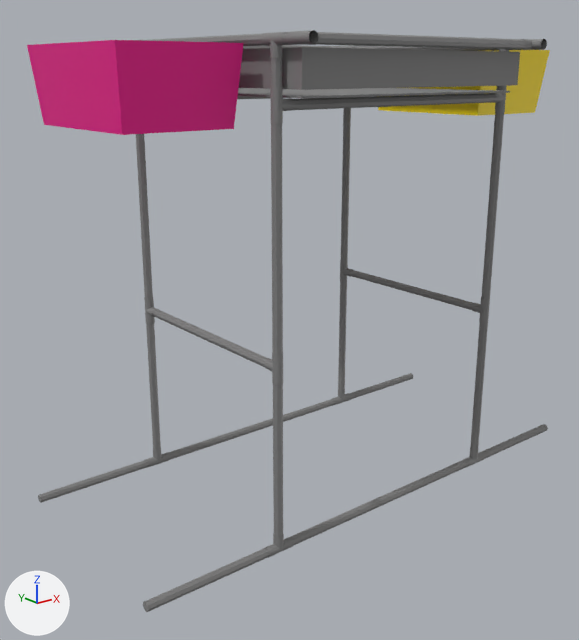
The COLLADA model models/robosub25/collection_table/collection_table.dae as it was, and as the next commit left it.
Both versions are drawn from a 50 mm lens placed at (-1.138, -1.321, -0.046), pointed at (-0.066, 0.019, -0.582). Every picture has the same lights, and +X, +Y and +Z are marked at lower left. The picture after the commit comes second.
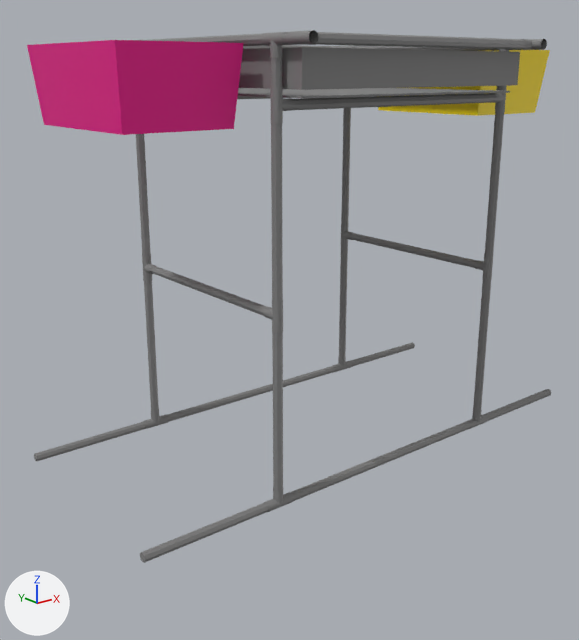
Commit message: Update collection table

What changed in the scene script:
```text
Change me_cube_005:
    used by ob_cube_005; location = (0.0, 0.0, 0.0)
    remove me_cube_005.from_pydata(...)  # 3316 vertices, 4644 faces; spans x -0.589..0.594, y -0.324..0.338, z -0.957..0.01
    add me_cube_005.from_pydata(...)  # 3316 vertices, 4644 faces; spans x -0.589..0.594, y -0.324..0.338, z -0.857..0.01
    me_cube_005 part 1: the loose piece of 143 vertices spanning x -0.303..-0.283, y 0.214..0.254, z -0.6..-0.54 is moved by (0.0, 0.0, 0.1)
    me_cube_005 part 2: the loose piece of 143 vertices spanning x -0.303..-0.283, y -0.24..-0.2, z -0.599..-0.539 is moved by (0.0, 0.0, 0.1)
    me_cube_005 part 3: the loose piece of 143 vertices spanning x 0.293..0.313, y -0.24..-0.2, z -0.599..-0.539 is moved by (0.0, 0.0, 0.1)
    me_cube_005 part 4: the loose piece of 143 vertices spanning x 0.293..0.313, y 0.214..0.254, z -0.6..-0.54 is moved by (0.0, 0.0, 0.1)
    me_cube_005 part 5: the loose piece of 16 vertices spanning x 0.294..0.313, y -0.206..0.215, z -0.579..-0.56 is moved by (0.0, 0.0, 0.1)
    me_cube_005 part 6: the loose piece of 16 vertices spanning x -0.302..-0.283, y -0.206..0.215, z -0.579..-0.56 is moved by (0.0, 0.0, 0.1)
    me_cube_005 part 7: the loose piece of 16 vertices spanning x 0.294..0.313, y 0.235..0.254, z -0.919..-0.591 is moved by (0.0, 0.0, 0.1)
    me_cube_005 part 8: the loose piece of 16 vertices spanning x -0.303..-0.284, y 0.235..0.254, z -0.919..-0.591 is moved by (0.0, 0.0, 0.1)
    me_cube_005 part 9: the loose piece of 16 vertices spanning x 0.294..0.313, y -0.24..-0.221, z -0.919..-0.591 is moved by (0.0, 0.0, 0.1)
    me_cube_005 part 10: the loose piece of 16 vertices spanning x -0.303..-0.284, y -0.24..-0.221, z -0.919..-0.591 is moved by (0.0, 0.0, 0.1)
    me_cube_005 part 11: the loose piece of 143 vertices spanning x -0.323..-0.263, y 0.234..0.254, z -0.956..-0.916 is moved by (0.0, 0.0, 0.1)
    me_cube_005 part 12: the loose piece of 143 vertices spanning x -0.323..-0.263, y -0.24..-0.22, z -0.957..-0.917 is moved by (0.0, 0.0, 0.1)
    me_cube_005 part 13: the loose piece of 143 vertices spanning x 0.273..0.333, y 0.234..0.254, z -0.956..-0.916 is moved by (0.0, 0.0, 0.1)
    me_cube_005 part 14: the loose piece of 143 vertices spanning x 0.273..0.333, y -0.24..-0.22, z -0.957..-0.917 is moved by (0.0, 0.0, 0.1)
    me_cube_005 part 15: the loose piece of 16 vertices spanning x -0.587..0.593, y 0.235..0.254, z -0.956..-0.937 is moved by (0.0, 0.0, 0.1)
    me_cube_005 part 16: the loose piece of 16 vertices spanning x -0.589..0.594, y -0.24..-0.221, z -0.956..-0.937 is moved by (0.0, 0.0, 0.1)
    other edits to the shape of me_cube_005 do not show in these pictures
```

Boxes [x1, y1, x2, y2] around the edits, measured in the pictures (579 x 640 px; the box of a moved part takes in the faces that stretch with it):
'Cube.005', reshaped (8% shorter)
    before: [38, 30, 548, 612]
    after: [34, 30, 551, 563]
part 1 of me_cube_005, moved or reshaped
    before: [144, 297, 159, 324]
    after: [142, 254, 155, 281]
part 2 of me_cube_005, moved or reshaped
    before: [264, 352, 283, 385]
    after: [263, 300, 283, 333]
part 3 of me_cube_005, moved or reshaped
    before: [471, 296, 490, 324]
    after: [474, 253, 493, 281]
part 4 of me_cube_005, moved or reshaped
    before: [340, 260, 353, 282]
    after: [341, 224, 353, 246]
part 5 of me_cube_005, moved or reshaped
    before: [349, 269, 473, 310]
    after: [349, 233, 477, 268]
part 6 of me_cube_005, moved or reshaped
    before: [152, 309, 268, 367]
    after: [150, 265, 267, 316]
part 7 of me_cube_005, moved or reshaped
    before: [338, 282, 347, 391]
    after: [339, 246, 348, 358]
part 8 of me_cube_005, moved or reshaped
    before: [146, 323, 161, 450]
    after: [144, 281, 159, 412]
part 9 of me_cube_005, moved or reshaped
    before: [470, 323, 488, 450]
    after: [473, 281, 491, 412]
part 10 of me_cube_005, moved or reshaped
    before: [273, 384, 283, 537]
    after: [272, 332, 283, 491]
part 11 of me_cube_005, moved or reshaped
    before: [145, 449, 170, 468]
    after: [144, 411, 169, 429]
part 12 of me_cube_005, moved or reshaped
    before: [265, 533, 294, 558]
    after: [266, 489, 294, 512]
part 13 of me_cube_005, moved or reshaped
    before: [332, 390, 351, 405]
    after: [333, 356, 352, 372]
part 14 of me_cube_005, moved or reshaped
    before: [463, 448, 485, 467]
    after: [468, 410, 488, 429]
part 15 of me_cube_005, moved or reshaped
    before: [38, 373, 413, 503]
    after: [34, 342, 415, 461]
part 16 of me_cube_005, moved or reshaped
    before: [143, 424, 548, 612]
    after: [140, 389, 551, 563]
